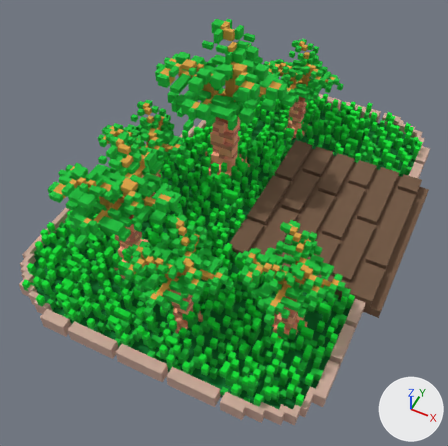
What one commit did to the OBJ model virtual-campus-unity/Assets/Models/MagicaVoxel/start-up-zone-garden.obj.
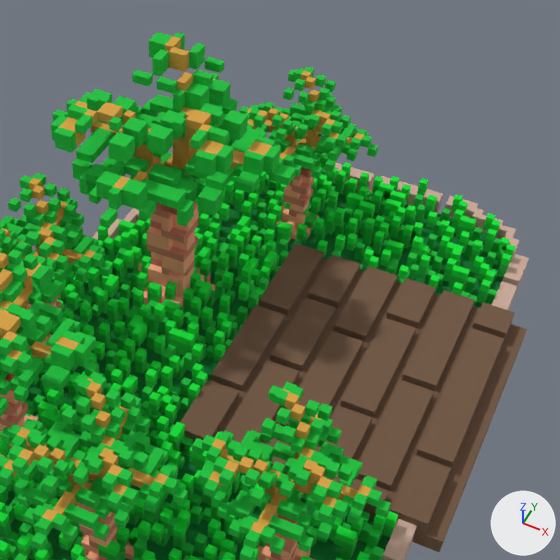
Each version is shown whole from a 50 mm lens placed at (7.29, -3.73, 11.69), pointed at (3.71, 3.42, 2.75), then close up on the part from 28% to 100% of the width and 0% to 72% of the height. Every picture has the same lights, and +X, +Y and +Z are marked at lower right. Where no turn or scale is listed for an object, it has been applied to the vertices. Vertices at the same position are counted once.

Names of what the first close-up shows: 'Untitled'.
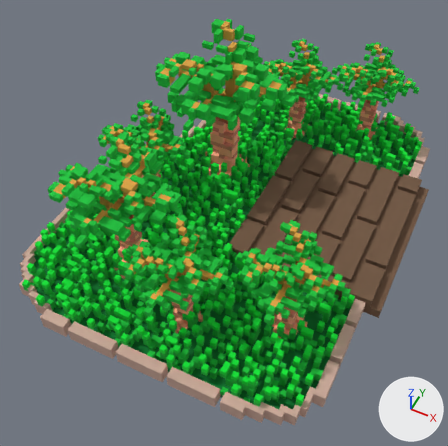
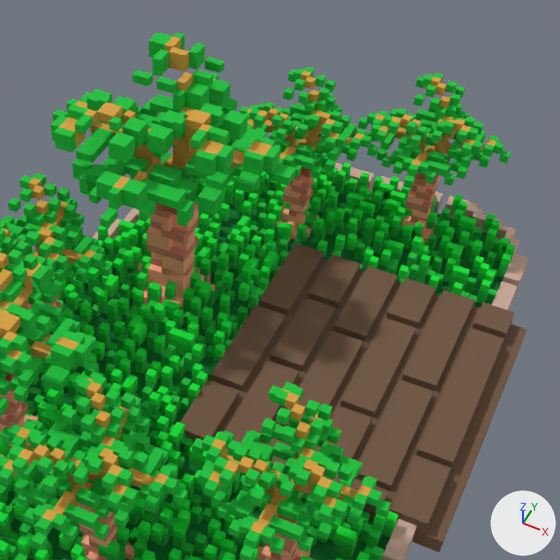
Location of each change, (x1, y1, x2, y2) in pixels of the close-ups (560 x 560 px):
part 1 of me_untitled, built on: before (389, 204, 465, 251); after (358, 73, 511, 243)

The change, as a diff of the scene's bpy script:
```diff
--- a/virtual-campus-unity/Assets/Models/MagicaVoxel/start-up-zone-garden.obj.py
+++ b/virtual-campus-unity/Assets/Models/MagicaVoxel/start-up-zone-garden.obj.py
@@ me_untitled @@
 # used by ob_untitled; location = (0.0, 0.0, 0.0)
-me_untitled.from_pydata(...)  # 15001 vertices, 33254 faces; spans x 0.4..7.0, y 0.3..8.7, z 2.0..5.3
+me_untitled.from_pydata(...)  # 15825 vertices, 35082 faces; spans x 0.4..7.0, y 0.3..8.8, z 2.0..5.3
+# me_untitled part 1: 7 vertices removed from x 4.9..5.1, y 7.8..8.1, z 2.1..2.3; 831 vertices added at x 4.2..6.1, y 6.9..8.8, z 2.1..4.2
 me_untitled.materials.append(mat_palette)
```
